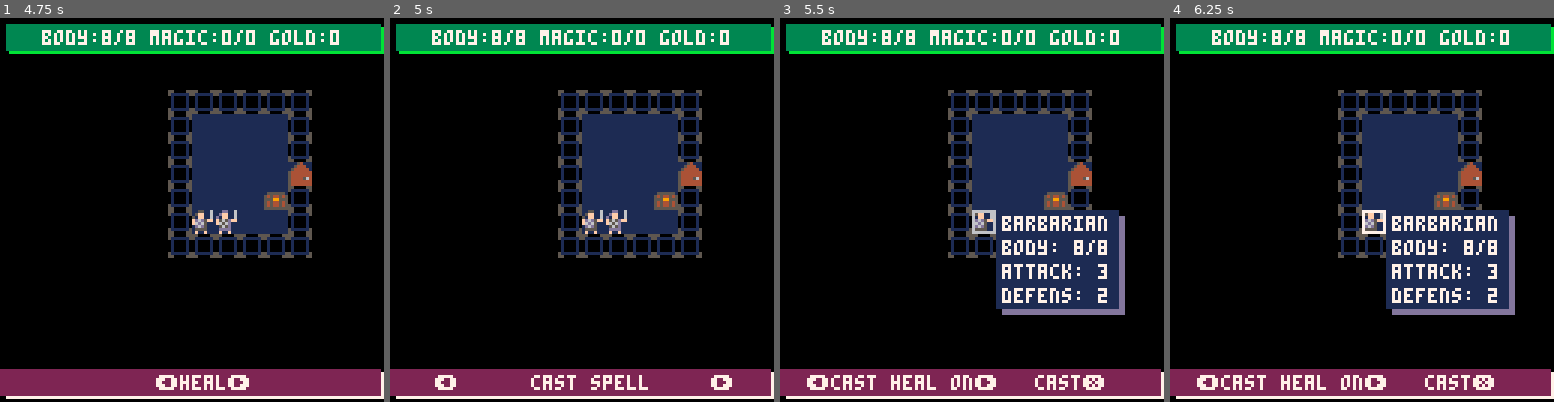
Above: before the commit, frames 1-4 (left to right).
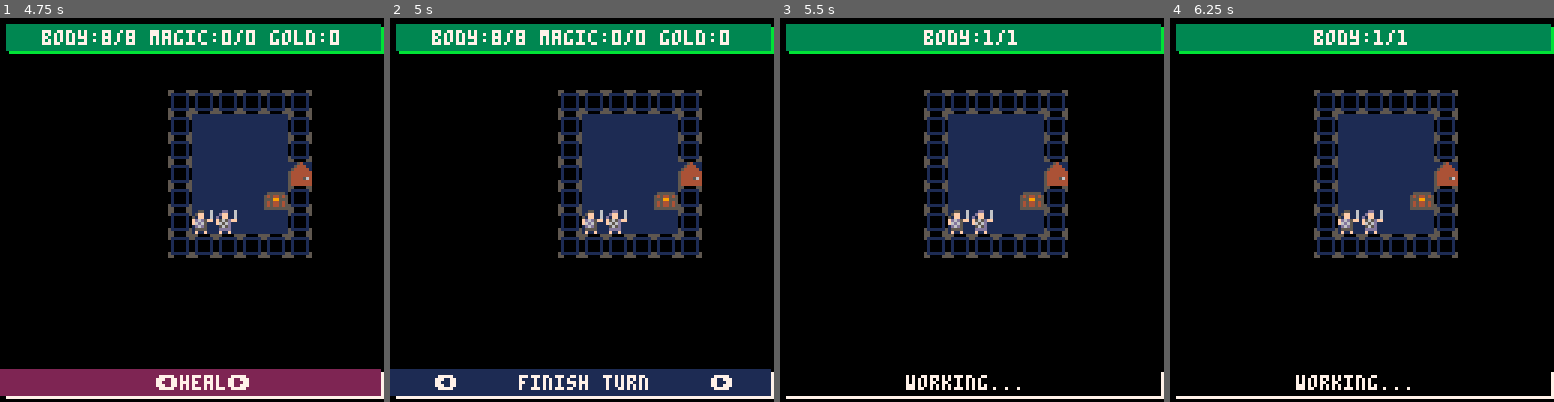
Above: after the commit, the same moments.

Repository: rad-corps/HQuest
Game: PICO-8 cartridge hq.p8
Same seed, same stepped clock (60 frames per second), same inputs: the game is played once before the commit and once after it.
Inputs:
- Up to frame 1 (4.75 s): tap O (Z key) at 0.33, 0.7, 1.43, 2.22, 3.1, 3.98 s; tap X (X key) at 1.07, 2.07, 2.4, 2.73, 3.07, 3.4, 3.73, 4.07, 4.4, 4.73 s; hold Left 1.97-2.37 s; hold Down 2.42-2.82 s; hold Right 2.87-3.53 s; hold Up 3.58-4.08 s; hold Right 4.13-4.53 s; hold Down from 4.58 s (still down)
- Up to frame 2 (5 s): keep holding Down; tap O (Z key) at 4.87 s
- Up to frame 3 (5.5 s): tap X (X key) at 5.07, 5.4 s; release Down at 5.08 s; hold Left from 5.13 s (still down)
- Up to frame 4 (6.25 s): tap X (X key) at 5.73, 6.07 s; tap O (Z key) at 5.75 s; release Left at 5.8 s; hold Up 5.85-6.18 s; hold Left from 6.23 s (still down)

Frame 1 is identical in both runs. In frame 2, 6.4% of the frame differs, in the area x 0-100%, y 91-99%; in frame 3, 22%; in frame 4, 22%, in the area x 0-100%, y 3-99%.

Commit message:
pressing z while moving activates finish turn

Diff:
--- a/hq.p8
+++ b/hq.p8
@@ -1258,11 +1258,8 @@
 	end
 
 	if (btnp(4)) then
-		if self.state == "move_or_action" then
-			self.state = "move"
-		elseif self.state != "move_or_action" then
-			self.state = "move_or_action"
-		end
+		self.state = "move_or_action"
+		self.menu_selection = 6
 	end
 
 	if self.state == "move" then
